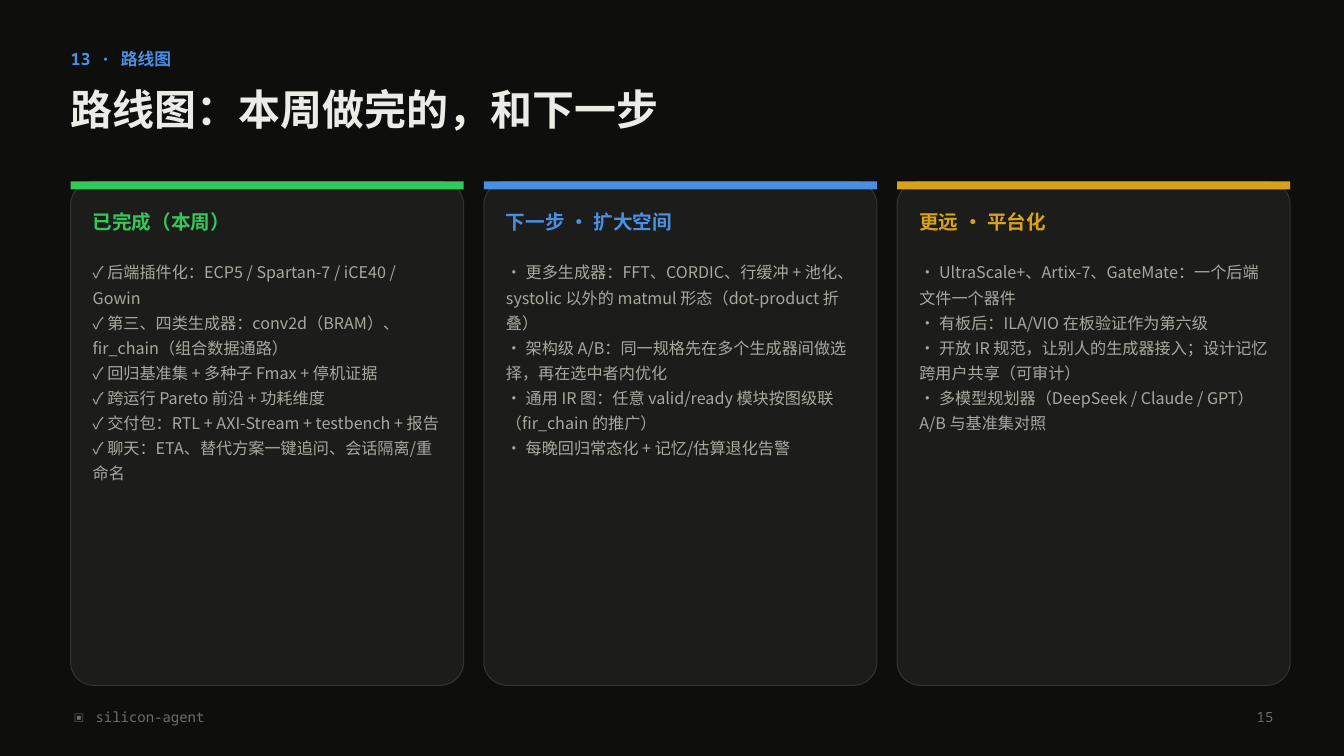
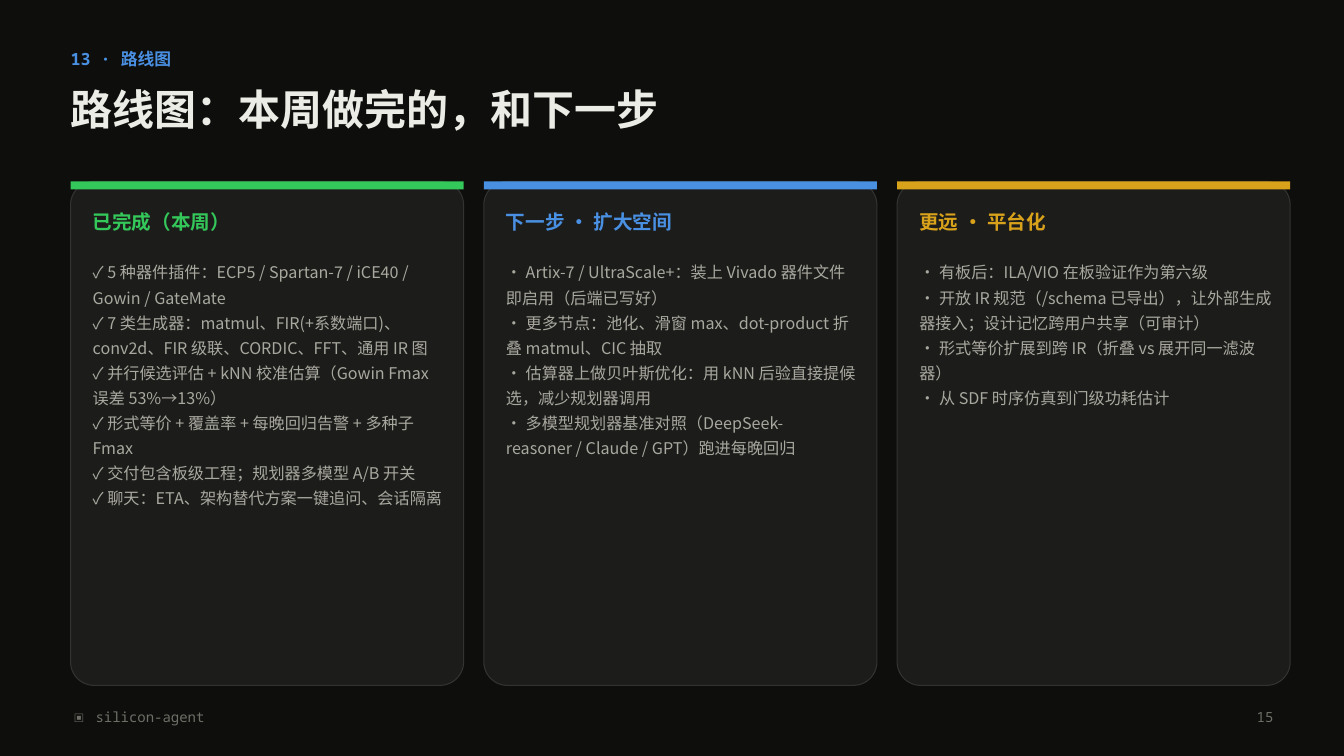
Before and after one commit to Last-emo-boy/SILVOLUTION, a slide deck: slide 15 of docs/silicon-agent-pitch.pptx. Drawn at 1344x756 pixels with LibreOffice and Linux fonts; fonts in the diff are those of the drawing. Boxes give left, top, right and bottom in pixels: in the first picture for what was removed or moved away, otherwise in the second. Text is boxed around its words. In the diff, an @@ line names an element or a change of style, - is before the commit and + after.

```diff
--- a/docs/silicon-agent-pitch.pptx
+++ b/docs/silicon-agent-pitch.pptx
@@ text at [93, 264, 442, 505]: text changed @@
-✓ 后端插件化：ECP5 / Spartan-7 / iCE40 / Gowin
-✓ 第三、四类生成器：conv2d（BRAM）、fir_chain（组合数据通路）
-✓ 回归基准集 + 多种子 Fmax + 停机证据
-✓ 跨运行 Pareto 前沿 + 功耗维度
-✓ 交付包：RTL + AXI-Stream + testbench + 报告
-✓ 聊天：ETA、替代方案一键追问、会话隔离/重命名
+✓ 5 种器件插件：ECP5 / Spartan-7 / iCE40 / Gowin / GateMate
+✓ 7 类生成器：matmul、FIR(+系数端口)、conv2d、FIR 级联、CORDIC、FFT、通用 IR 图
+✓ 并行候选评估 + kNN 校准估算（Gowin Fmax 误差 53%→13%）
+✓ 形式等价 + 覆盖率 + 每晚回归告警 + 多种子 Fmax
+✓ 交付包含板级工程；规划器多模型 A/B 开关
+✓ 聊天：ETA、架构替代方案一键追问、会话隔离
@@ text at [506, 264, 856, 455]: text changed @@
-• 更多生成器：FFT、CORDIC、行缓冲 + 池化、systolic 以外的 matmul 形态（dot-product 折叠）
-• 架构级 A/B：同一规格先在多个生成器间做选择，再在选中者内优化
-• 通用 IR 图：任意 valid/ready 模块按图级联（fir_chain 的推广）
-• 每晚回归常态化 + 记忆/估算退化告警
+• Artix-7 / UltraScale+：装上 Vivado 器件文件即启用（后端已写好）
+• 更多节点：池化、滑窗 max、dot-product 折叠 matmul、CIC 抽取
+• 估算器上做贝叶斯优化：用 kNN 后验直接提候选，减少规划器调用
+• 多模型规划器基准对照（DeepSeek-reasoner / Claude / GPT）跑进每晚回归
@@ text at [919, 264, 1259, 306]: paragraph removed @@
-• UltraScale+、Artix-7、GateMate：一个后端文件一个器件
@@ text at [919, 290, 1271, 406]: text changed @@
-• 开放 IR 规范，让别人的生成器接入；设计记忆跨用户共享（可审计）
-• 多模型规划器（DeepSeek / Claude / GPT）A/B 与基准集对照
+• 开放 IR 规范（/schema 已导出），让外部生成器接入；设计记忆跨用户共享（可审计）
+• 形式等价扩展到跨 IR（折叠 vs 展开同一滤波器）
+• 从 SDF 时序仿真到门级功耗估计
```
Also in this commit, not shown: 5 other slides changed, 1 other file.
